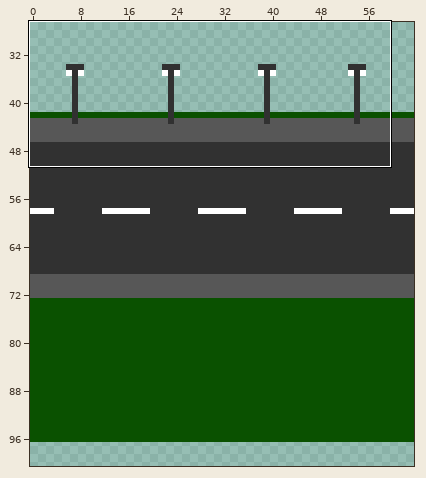
Pixel-art file: Abduction101/SourceAssets/background.aseprite. The first picture is a wide view before the edit; the outline marks the close-up.
Close-up. Earlier state:
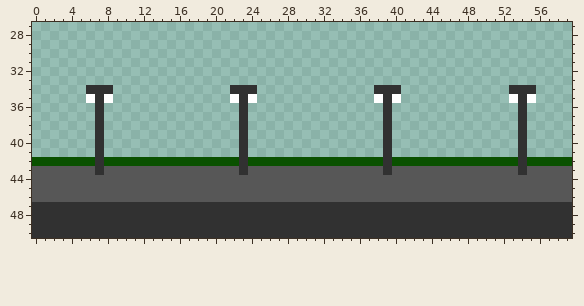
64x128 pixels, 1 frame. Shown: x 0..59, y 27..50. The wide view leaves out empty margins.
And afterwards:
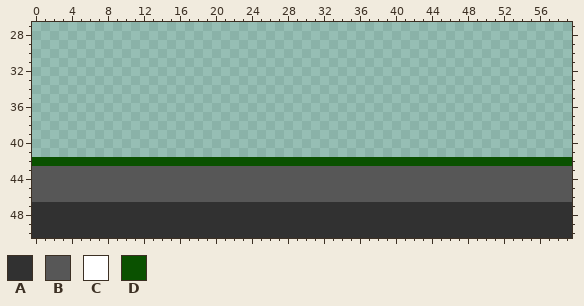
Palette (. is transparent): A #313131  B #575757  C #ffffff  D #0a5100
Diff:
{"where": "layer \"Layer\""}
{"y":34,"x":6,"old":"AAA","new":"..."}
{"y":34,"x":22,"old":"AAA","new":"..."}
{"y":34,"x":38,"old":"AAA","new":"..."}
{"y":34,"x":53,"old":"AAA","new":"..."}
{"y":35,"x":6,"old":"CAC","new":"..."}
{"y":35,"x":22,"old":"CAC","new":"..."}
{"y":35,"x":38,"old":"CAC","new":"..."}
{"y":35,"x":53,"old":"CAC","new":"..."}
{"y":36,"x":7,"old":"A","new":"."}
{"y":36,"x":23,"old":"A","new":"."}
{"y":36,"x":39,"old":"A","new":"."}
{"y":36,"x":54,"old":"A","new":"."}
{"y":37,"x":7,"old":"A","new":"."}
{"y":37,"x":23,"old":"A","new":"."}
{"y":37,"x":39,"old":"A","new":"."}
{"y":37,"x":54,"old":"A","new":"."}
{"y":38,"x":7,"old":"A","new":"."}
{"y":38,"x":23,"old":"A","new":"."}
{"y":38,"x":39,"old":"A","new":"."}
{"y":38,"x":54,"old":"A","new":"."}
{"y":39,"x":7,"old":"A","new":"."}
{"y":39,"x":23,"old":"A","new":"."}
{"y":39,"x":39,"old":"A","new":"."}
{"y":39,"x":54,"old":"A","new":"."}
{"y":40,"x":7,"old":"A","new":"."}
{"y":40,"x":23,"old":"A","new":"."}
{"y":40,"x":39,"old":"A","new":"."}
{"y":40,"x":54,"old":"A","new":"."}
{"y":41,"x":7,"old":"A","new":"."}
{"y":41,"x":23,"old":"A","new":"."}
{"y":41,"x":39,"old":"A","new":"."}
{"y":41,"x":54,"old":"A","new":"."}
{"y":42,"x":7,"old":"A","new":"D"}
{"y":42,"x":23,"old":"A","new":"D"}
{"y":42,"x":39,"old":"A","new":"D"}
{"y":42,"x":54,"old":"A","new":"D"}
{"y":43,"x":7,"old":"A","new":"B"}
{"y":43,"x":23,"old":"A","new":"B"}
{"y":43,"x":39,"old":"A","new":"B"}
{"y":43,"x":54,"old":"A","new":"B"}
{"label":"changed","picture_box":[86,85,113,175]}
{"label":"changed","picture_box":[230,85,257,175]}
{"label":"changed","picture_box":[374,85,401,175]}
{"label":"changed","picture_box":[509,85,536,175]}
